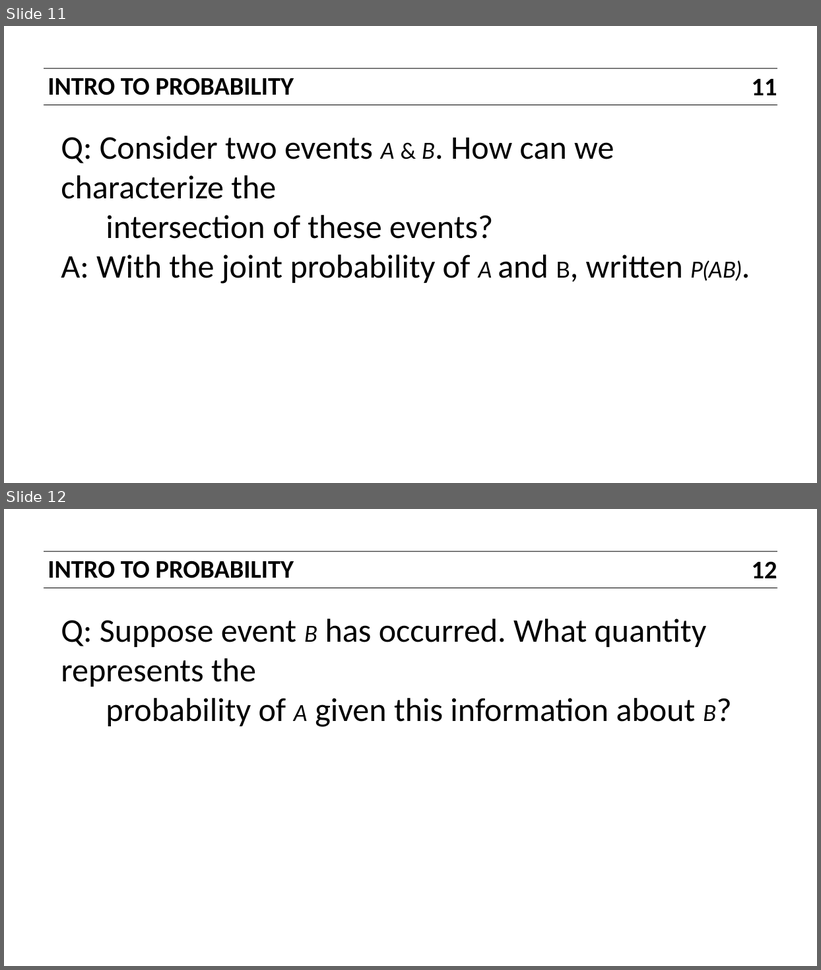
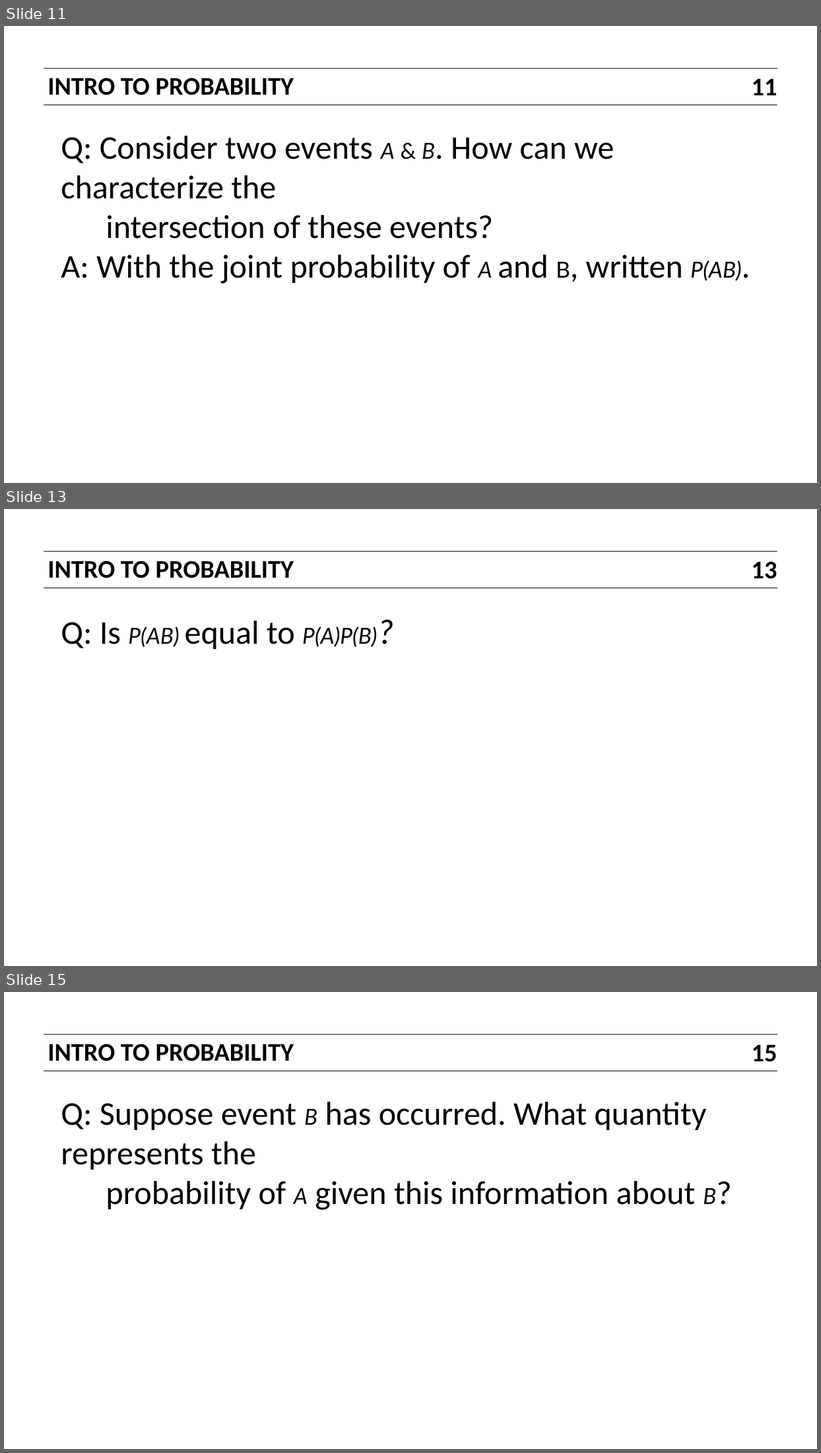
Before and after one commit to ajschumacher/gadsdc, a slide deck: 06_naive_bayes/slides.pptx. Shown one above the other, each under a label of ours: slides 11 and 12 before the commit, slides 11, 13 and 15 after it; the slides between them are not shown. The pictures are 821x970 and 821x1453 pixels, drawn with LibreOffice and Linux fonts; fonts in the diff are those of the drawing. Boxes give left, top, right and bottom in pixels: in the first picture for what was removed or moved away, otherwise in the second. Text is boxed around its words. In the diff, an @@ line names an element or a change of style, - is before the commit and + after.

```diff
--- a/06_naive_bayes/slides.pptx
+++ b/06_naive_bayes/slides.pptx
@@ slide 13 added at (4, 509, 817, 966), background #FFFFFF; not listed: 2 template elements that a slide beside it also shows @@
@@ text added at (48, 560, 294, 578), 23 pt, text #000000, bold @@
+INTRO TO PROBABILITY
@@ page number added at (752, 561, 778, 579), 23 pt, text #000000, bold @@
+13
@@ text added at (61, 621, 377, 649), 20 pt, text #000000, italic @@
+Q: Is P(AB) equal to P(A)P(B)?
@@ what was slide 12 is now slide 15 @@
@@ page number at (752, 1045, 778, 1062): text changed @@
-12
+15
```
Also in this commit, not shown: 20 slides changed, 2 other slides added, 1 other file.
